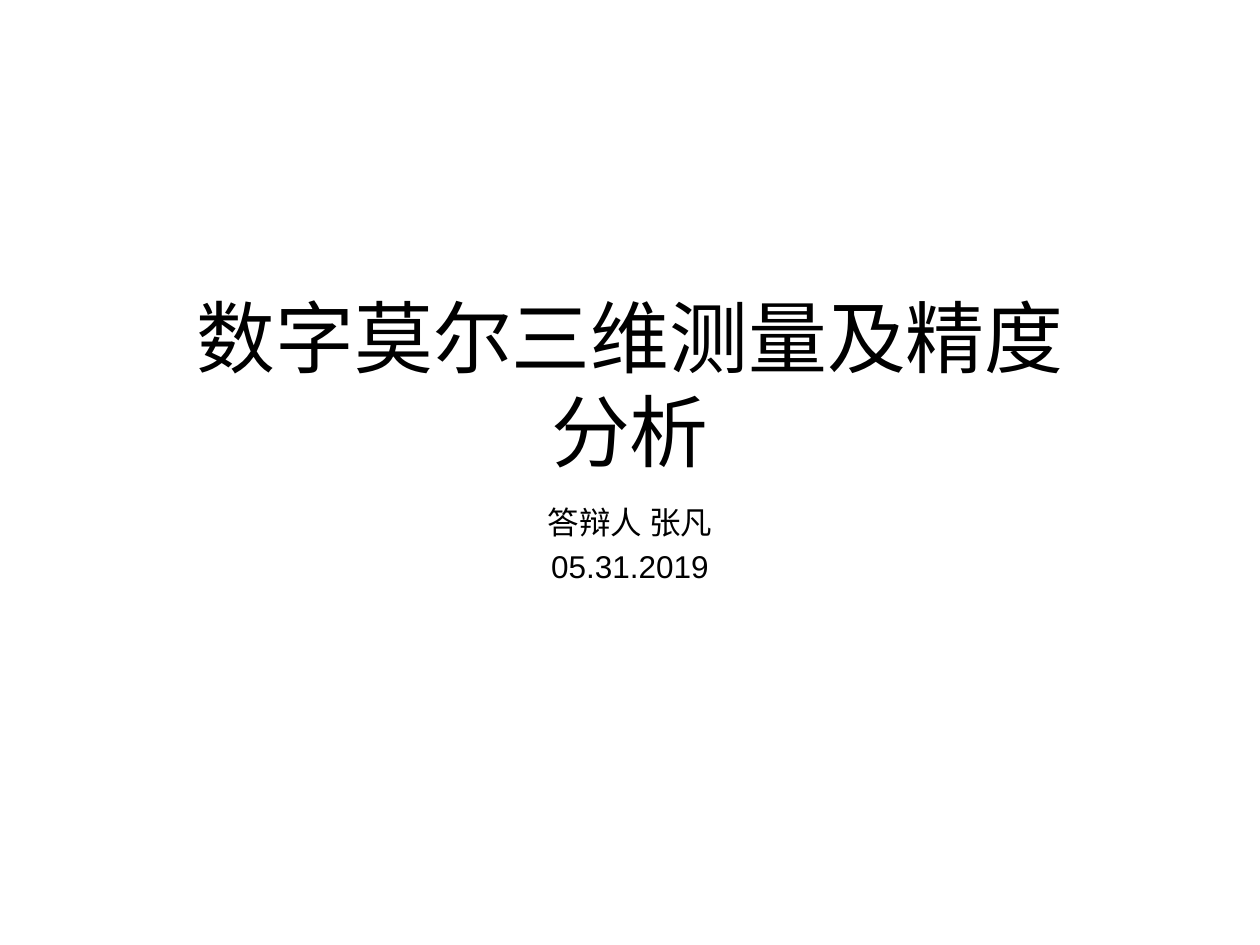
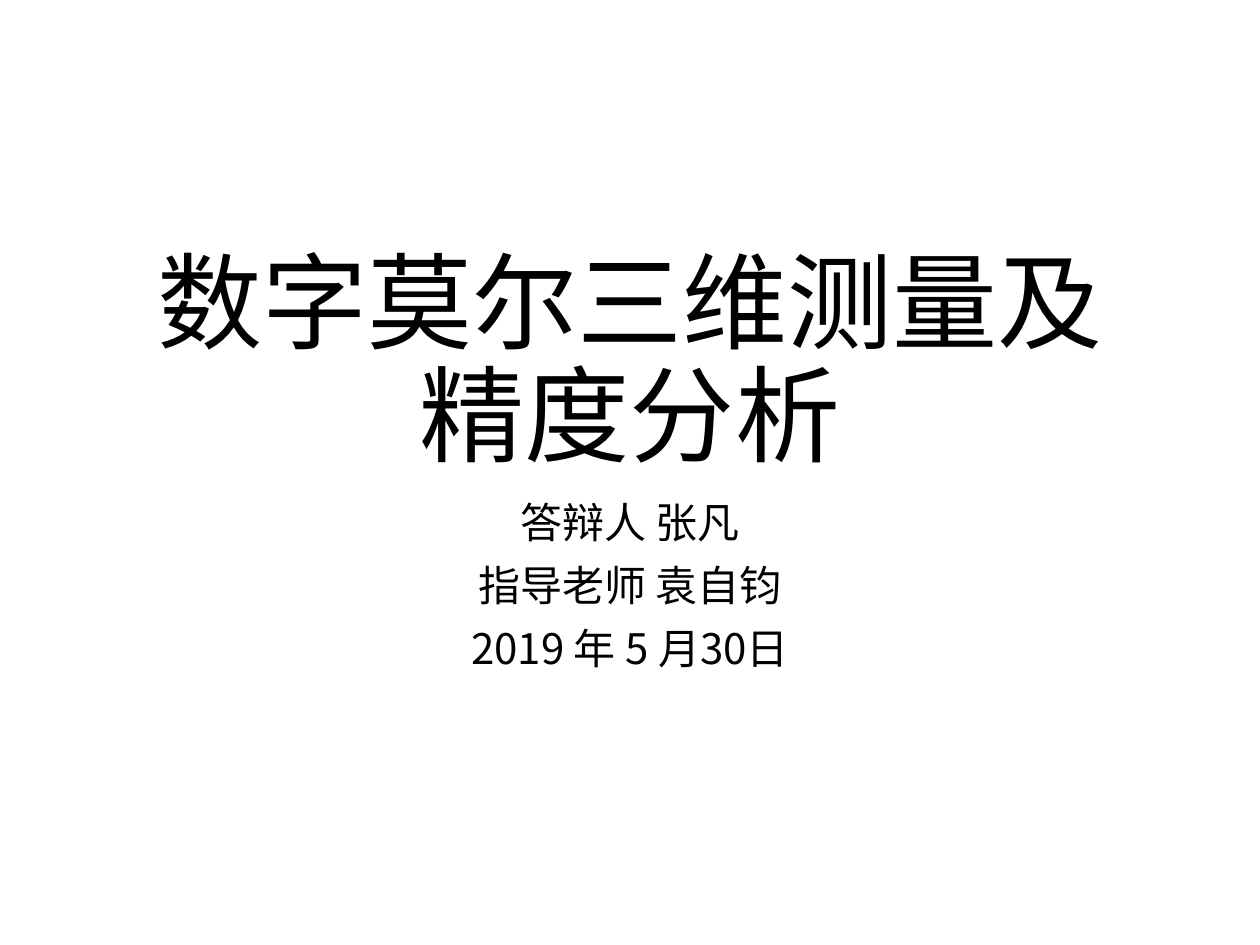
Before and after one commit to FZhg/Undergraduate-Thesis, a slide deck: slide 1 of Defense.pptx. Drawn at 1260x945 pixels with LibreOffice and Linux fonts; fonts in the diff are those of the drawing; background and template pictures are left out. Boxes give left, top, right and bottom in pixels: in the first picture for what was removed or moved away, otherwise in the second. Text is boxed around its words. In the diff, an @@ line names an element or a change of style, - is before the commit and + after.

```diff
--- a/Defense.pptx
+++ b/Defense.pptx
@@ title "数字莫尔三维测量及精度分析": place and size @@
-title "数字莫尔三维测量及精度分析" at (197, 300, 1064, 468)
+title "数字莫尔三维测量及精度分析" at (158, 252, 1103, 463)
@@ title "数字莫尔三维测量及精度分析" at (158, 252, 1103, 463): size 45 to 60 pt, font Arial to Noto Sans CJK SC; line spacing 1 to 0.9 @@
@@ subtitle at (520, 502, 740, 542): size 18 to 24 pt, font Arial to Noto Sans CJK SC in "答辩人 张凡"; line spacing 1 to 0.9; more space between paragraphs @@
@@ subtitle at (471, 565, 789, 668): text changed; size 18 to 24 pt; font Arial to Noto Sans CJK SC @@
-05.31.2019
+指导老师 袁自钧
+2019 年 5 月30日
```
Also in this commit, not shown: 7 slides added, 1 other file.
